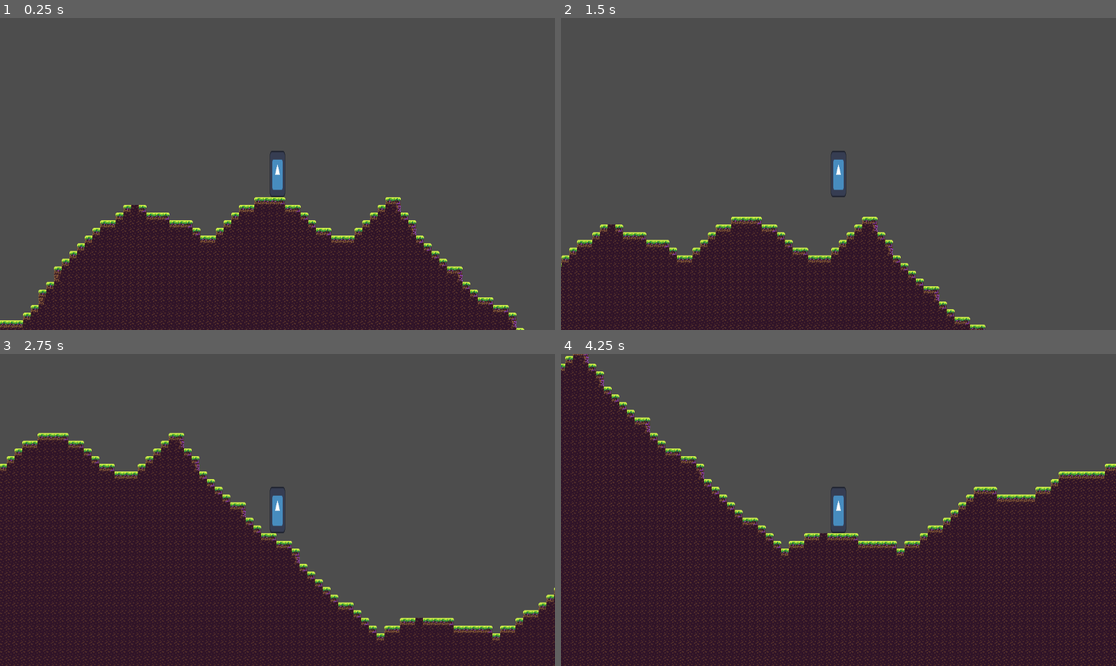
Above: before the commit, frames 1-4 (two rows, left to right).
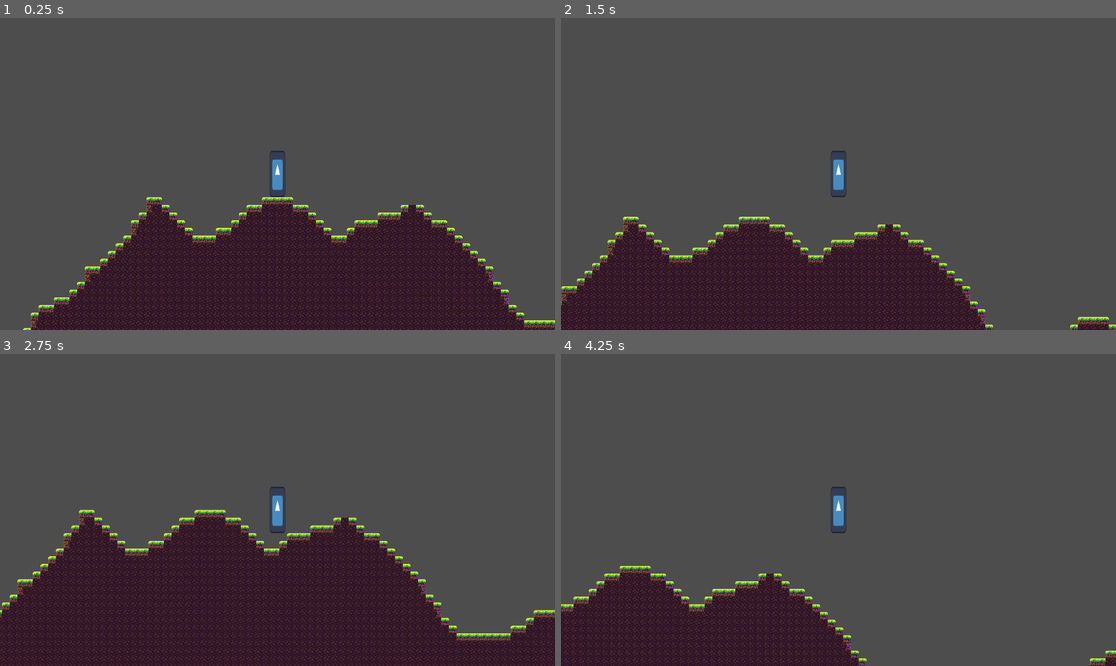
Above: after the commit, the same moments.

Repository: EamonnER/TerraWorlds
Game: Godot game, scene res://game.tscn
The game is run twice, just before and just after one commit, with the same random seed, the same clock (stepped at 60 frames per second) and the same inputs. The engine's default icon, where the game draws it, is replaced by a stand-in: a white triangle on a blue panel in a dark square.
Inputs:
- Up to frame 1 (0.25 s): no input
- Up to frame 2 (1.5 s): tap Enter at 0.5 s; hold D (game_right) from 0.53 s (still down); tap Space (game_jump) at 0.77 s
- Up to frame 3 (2.75 s): tap Space (game_jump) at 1.52 s; release D (game_right) at 2.03 s; hold A (game_left) from 2.03 s (still down)
- Up to frame 4 (4.25 s): release A (game_left) at 2.78 s; hold D (game_right) from 2.78 s (still down); tap Space (game_jump) at 3.02, 3.77 s

The runs differ from the first frame. In frame 1, 6.5% of the frame differs, in the area x 0-100%, y 57-100%; in frame 2, 5.2%; in frame 3, 24%; in frame 4, 48%, in the area x 0-100%, y 0-100%.

Commit message:
Added heightmap gen on all sides

Diff:
--- a/scripts/world.gd
+++ b/scripts/world.gd
@@ -22,11 +22,32 @@
 	noise.seed = randi()
 	noise.noise_type = FastNoiseLite.TYPE_PERLIN
 	const MAX_DEPTH = HALF_WORLD/4
-	for x in range(WORLD_SIZE):
+	for x in range(WORLD_SIZE*4):
 		var noise_value = abs(noise.get_noise_2d(x, 0))
 		var depth = int(noise_value * MAX_DEPTH)
-		for y in range(depth):
-			tile_positions.erase(Vector2i(x-HALF_WORLD, -HALF_WORLD+y))
+
+		# Top side
+		if x <= WORLD_SIZE:
+			for y in range(depth):
+				tile_positions.erase(Vector2i(HALF_WORLD-x, -HALF_WORLD+y))
+
+		# Left side
+		elif x <= WORLD_SIZE * 2:
+			x -= WORLD_SIZE
+			for y in range(depth):
+				tile_positions.erase(Vector2i(-HALF_WORLD+y, x-HALF_WORLD))
+
+		# Bottom side
+		elif x <= WORLD_SIZE * 3:
+			x -= WORLD_SIZE*2
+			for y in range(depth):
+				tile_positions.erase(Vector2i(x-HALF_WORLD, HALF_WORLD-y))
+
+		# Right side
+		else:
+			x -= WORLD_SIZE*3
+			for y in range(depth):
+				tile_positions.erase(Vector2i(HALF_WORLD-y, HALF_WORLD-x))
 
 	# Remove tiles for cave systems
 	noise = FastNoiseLite.new()
